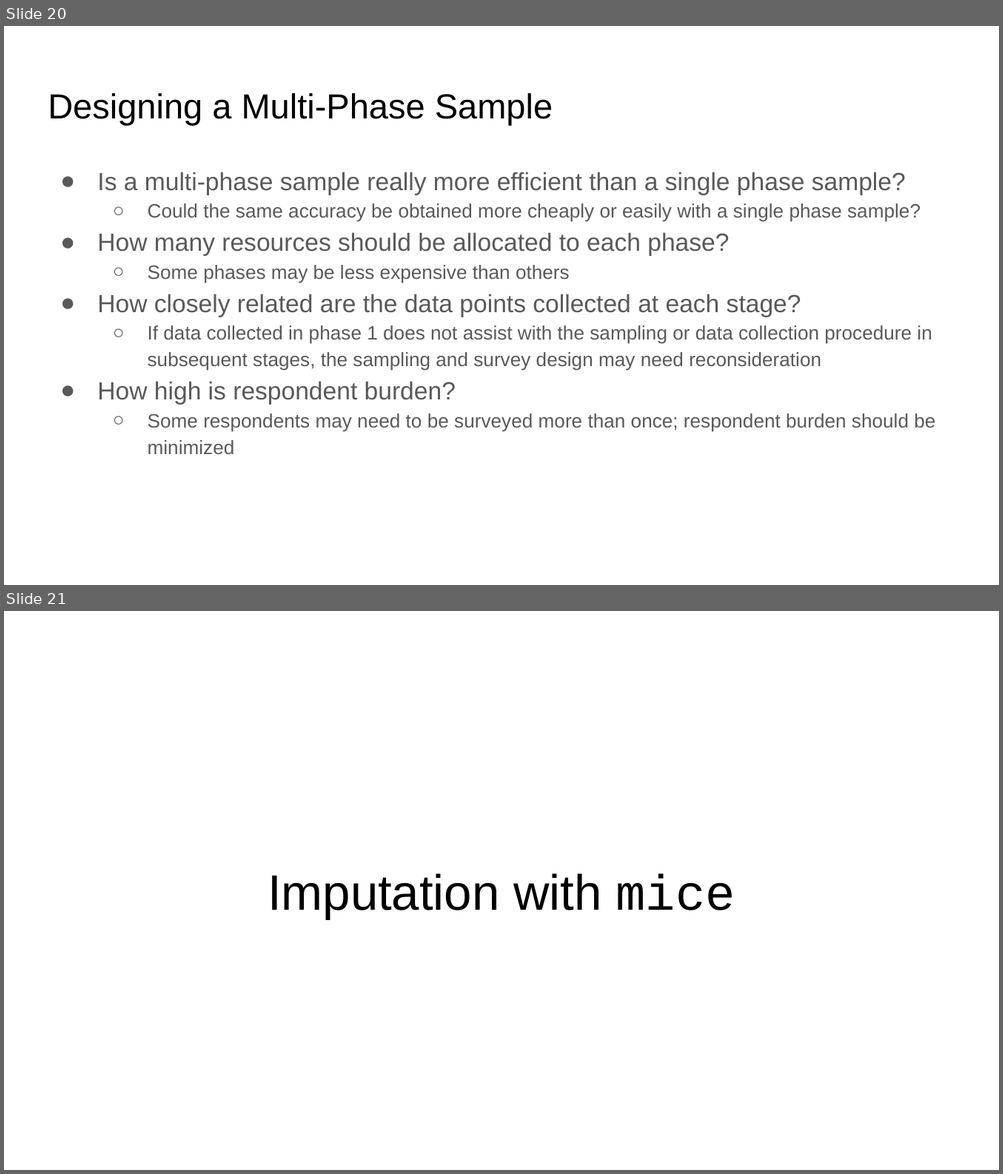
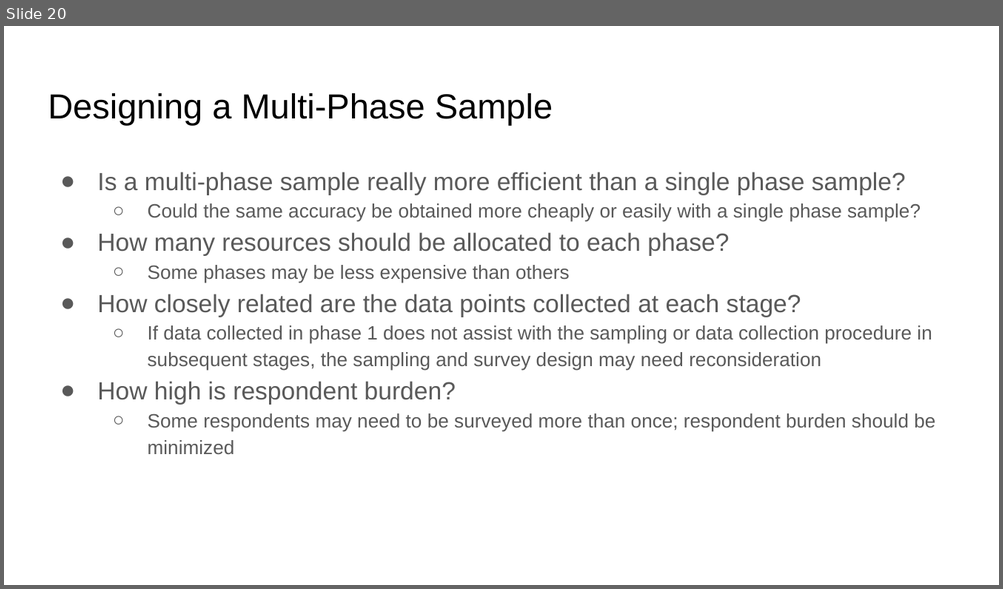
Before and after one commit to UofT-DSI/sampling, a slide deck: lectures/12-Advanced data collection-slides.pptx. Shown one above the other, each under a label of ours: slides 20 and 21 before the commit, slide 20 after it. The pictures are 1003x1174 and 1003x589 pixels, drawn with LibreOffice and Linux fonts; fonts in the diff are those of the drawing. Boxes give left, top, right and bottom in pixels: in the first picture for what was removed or moved away, otherwise in the second. Text is boxed around its words. In the diff, an @@ line names an element or a change of style, - is before the commit and + after.

```diff
--- a/lectures/12-Advanced data collection-slides.pptx
+++ b/lectures/12-Advanced data collection-slides.pptx
@@ slide 21 removed at (4, 611, 999, 1170), background #FFFFFF @@
@@ title removed at (267, 874, 735, 920) @@
-Imputation with mice
```
Also in this commit, not shown: 12 other slides removed, 2 other files.
